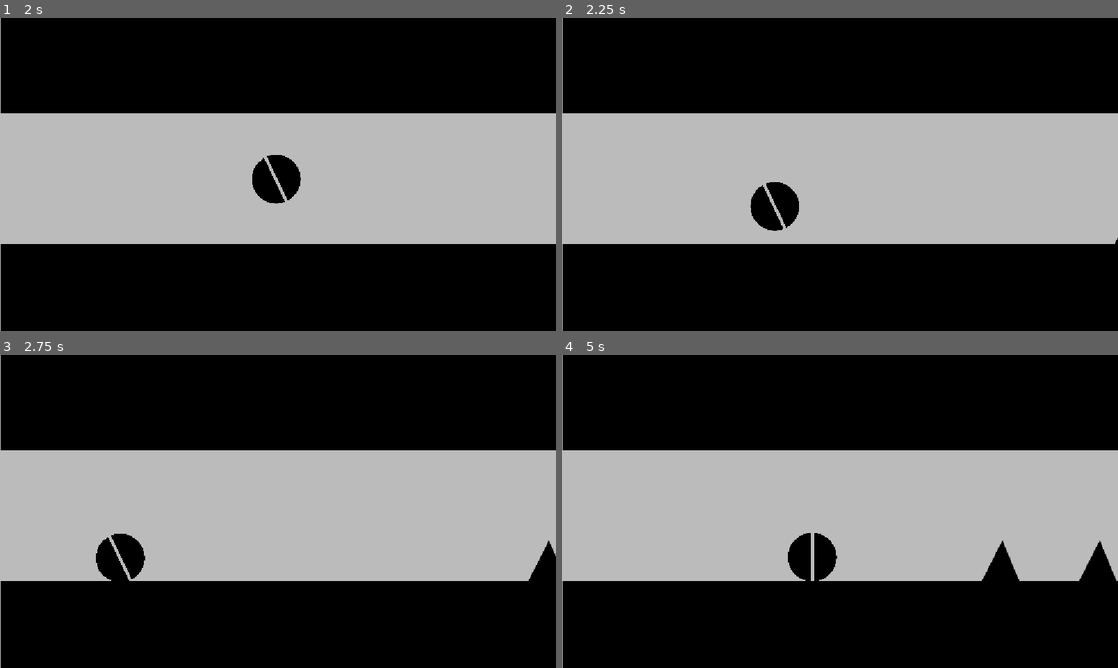
Above: before the commit, frames 1-4 (two rows, left to right).
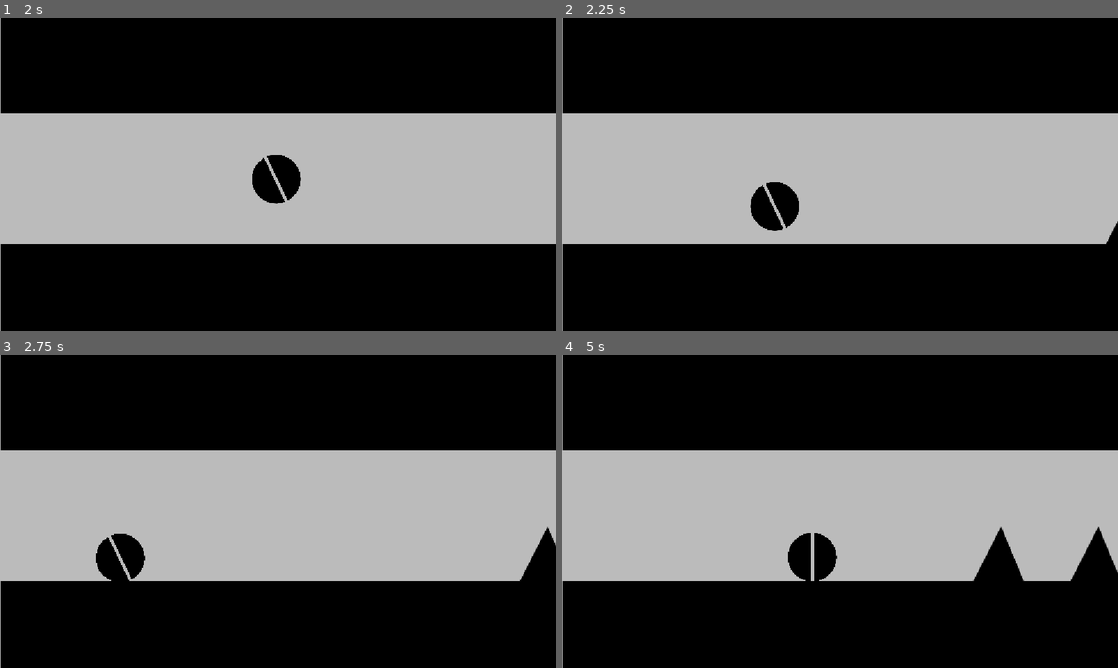
Above: after the commit, the same moments.

Repository: Martycat111/Bingbong
Game: Godot game, scene res://Scenes/game.tscn
Two runs of this game, one before a commit and one after it. Both use one fixed random seed, a clock stepped at 60 frames per second and the inputs below.
Inputs:
- Up to frame 1 (2 s): tap Enter at 0.5 s; hold Right (rotate clockwise) 0.53-1.28 s; tap Left (rotate counterclockwise) at 1.35 s
- Up to frame 2 (2.25 s): tap Space (shoot) at 2 s; hold Space (shoot) from 2.03 s (still down)
- Up to frame 3 (2.75 s): keep holding Space (shoot)
- Up to frame 4 (5 s): release Space (shoot) at 2.78 s; tap Right (rotate clockwise) at 2.85 s; hold Left (rotate counterclockwise) 3.53-4.28 s; tap Space (shoot) at 4.35 s

Frame 1 is identical in both runs. In frame 2, less than 0.1% of the frame differs, in the area x 97-100%, y 64-73%; in frame 3, 0.3%; in frame 4, 0.8%, in the area x 73-100%, y 54-73%.

Commit message:
Fix obstacle collision and size

Diff:
--- a/Scenes/Obstacle.tscn
+++ b/Scenes/Obstacle.tscn
@@ -3,17 +3,17 @@
 [ext_resource type="Texture2D" uid="uid://be65ssl2ydrh4" path="res://Assets/obstacle.png" id="1_uh273"]
 [ext_resource type="Script" uid="uid://ba4s2xsu60hpp" path="res://Scripts/obstacle.gd" id="2_2sxyv"]
 
-[node name="Obstacle" type="RigidBody2D" unique_id=59466167]
-lock_rotation = true
-freeze = true
+[sub_resource type="PhysicsMaterial" id="PhysicsMaterial_2sxyv"]
+
+[node name="Obstacle" type="StaticBody2D" unique_id=1369354784]
+scale = Vector2(1.3, 1.3)
+physics_material_override = SubResource("PhysicsMaterial_2sxyv")
+script = ExtResource("2_2sxyv")
 
 [node name="Obstacle" type="Sprite2D" parent="." unique_id=1567840298]
 position = Vector2(-0.99999994, -80.99999)
 scale = Vector2(0.8, 0.8)
 texture = ExtResource("1_uh273")
-script = ExtResource("2_2sxyv")
 
 [node name="CollisionPolygon2D" type="CollisionPolygon2D" parent="." unique_id=1042038862]
-polygon = PackedVector2Array(-56, -3, 30, -1, -9, -96)
-
-[connection signal="body_entered" from="." to="Obstacle" method="booga"]
+polygon = PackedVector2Array(-56.92308, -3.0769234, 30, -1, -9, -96)
--- a/Scripts/obstacle.gd
+++ b/Scripts/obstacle.gd
@@ -1,4 +1,4 @@
-extends Sprite2D
+extends StaticBody2D
 
 var is_upside_down = false
 
@@ -19,7 +19,3 @@
 		self.position.x -= delta * 100 * Globals.speed_multiplier
 	if position.x > 1200:
 		queue_free()
-
-
-func booga(body: Node) -> void:
-	print("ogaboogea")
